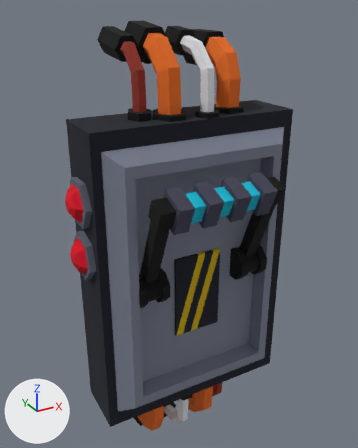
Before and after pictures for a commit that changed the FBX model Assets/Art/Asset/Map/Props/Disjoncteur.fbx.
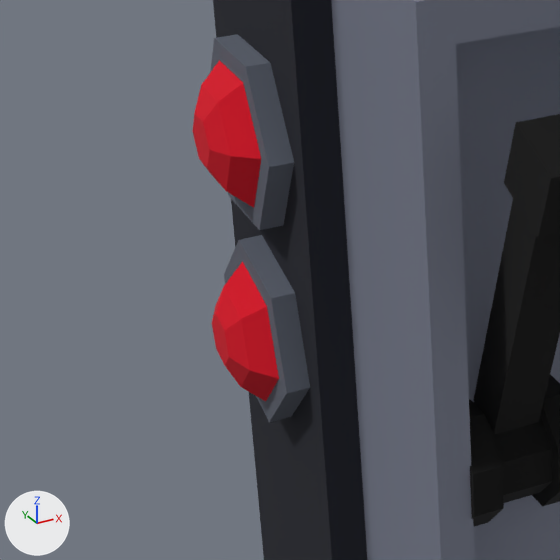
Each version appears first whole from a 50 mm lens placed at (-0.313, -0.55, 0.37), pointed at (-0.001, 0.018, 0.086), and next in a close-up on the part from 4% to 46% of the width and 37% to 71% of the height. Arrows for +X, +Y and +Z are at lower left; the lights stay in place. The first two pictures are the older version.

Names of what the first close-up shows: 'Disjoncteur'.
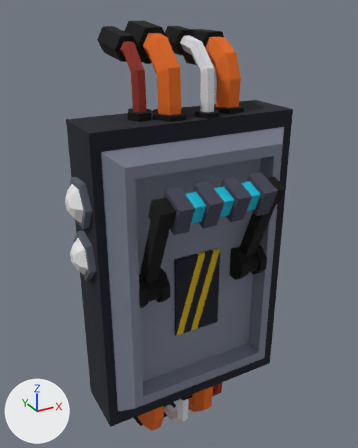
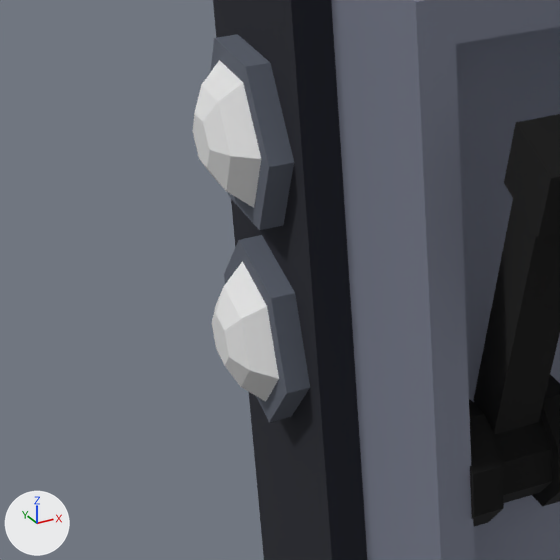
Pixel boxes (x1, y1, x2, y2) of what changed, in the close-ups (560 x 560 px):
part 1 of me_cube_133, recoloured (red to white): (193, 60, 279, 401) in both

Patch to the scene script:
```diff
--- a/Assets/Art/Asset/Map/Props/Disjoncteur.fbx.py
+++ b/Assets/Art/Asset/Map/Props/Disjoncteur.fbx.py
@@ mat_emmisivered @@
+mat_emmisivered = principled_material('EmmisiveRed')
+mat_emmisivered.base_color = (0.8, 0.8, 0.8)  # white #e7e7e7
@@ me_cube_133 @@
 me_cube_133.from_pydata(...)  # 798 vertices, 743 faces; spans x -0.163..0.143, y -0.106..0.097, z -0.29..0.353
 # used by ob_disjoncteur; location = (0.0, 0.0, 0.0)
+# me_cube_133 part 1: all 36 faces centred in x -0.163..-0.154, y -0.013..0.022, z 0.06..0.169 switch from mat_plalette (picture img_palette_polygon_scifi_16x16_png) to mat_emmisivered (white #e7e7e7)
```
